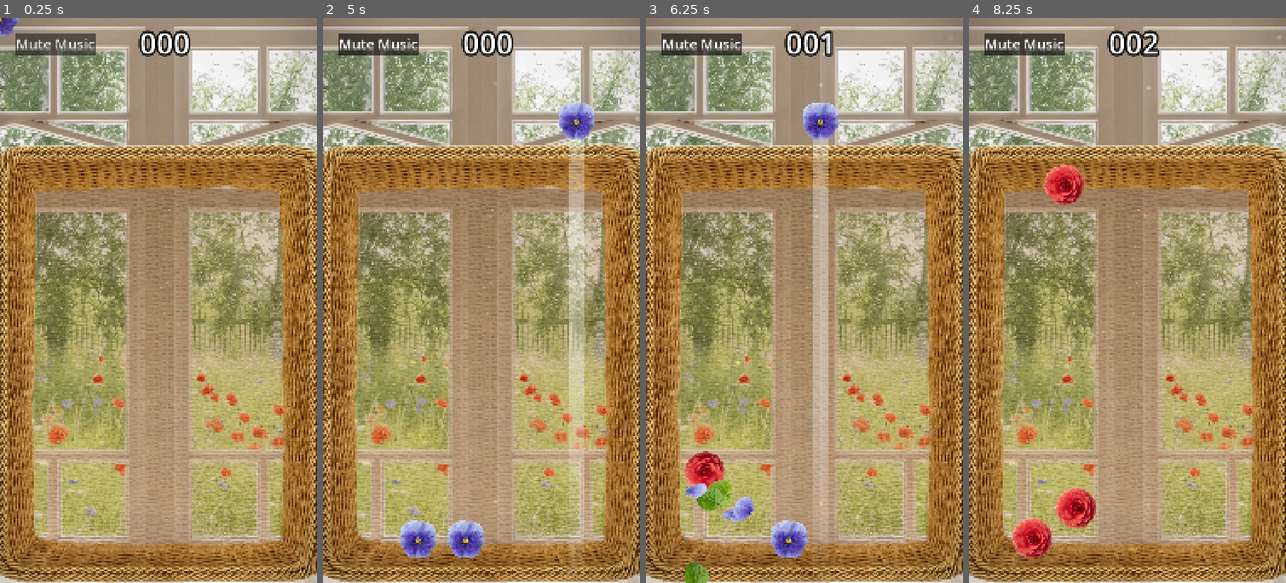
Above: before the commit, frames 1-4 (left to right).
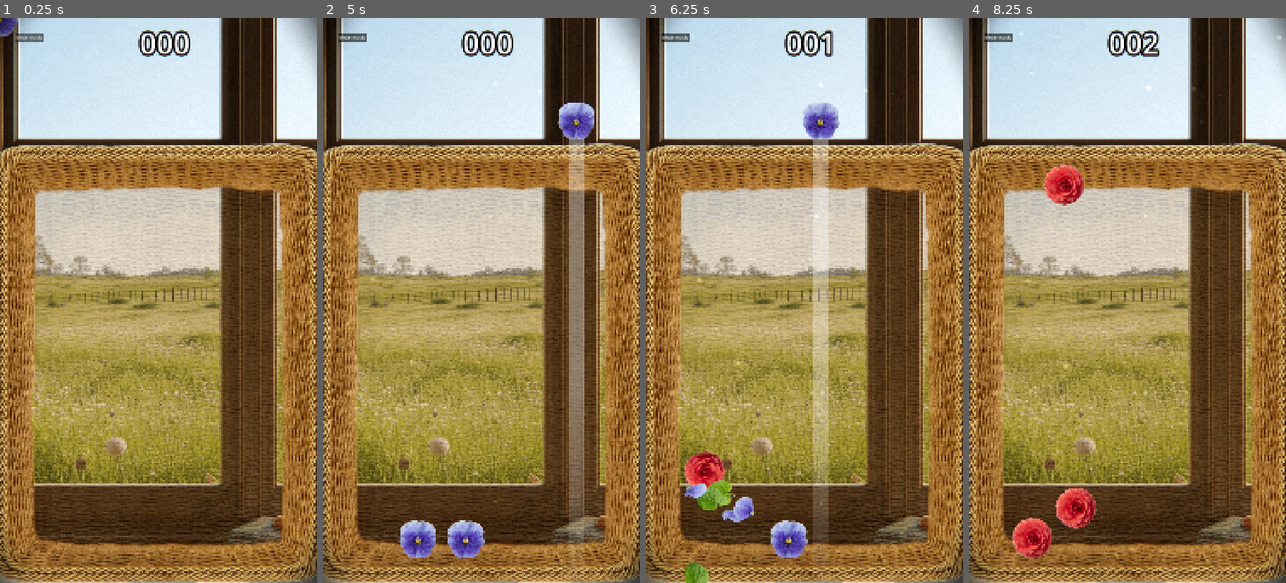
Above: after the commit, the same moments.

Repository: justkuzan/SuikaGame
Game: Godot game, scene res://Core/Level/Level.tscn
The game is run twice, just before and just after one commit, with the same random seed, the same clock (stepped at 60 frames per second) and the same inputs.
Inputs (mouse positions are in pixels of both pictures, inside the frame that each line leads up to):
- Up to frame 1 (0.25 s): no input
- Up to frame 2 (5 s): click "Mute Music" (after the commit: "Mute music") at 0.5 s; move the mouse to (551, 272) at 1.27 s; press the mouse at (551, 272) at 1.28 s; move the mouse to (418, 328) at 2.02 s; release the mouse at (418, 328) at 2.03 s; click (418, 328) at 2.1 s; move the mouse to (513, 176) at 2.77 s; press the mouse at (513, 176) at 2.78 s; move the mouse to (465, 413) at 3.52 s; release the mouse at (465, 413) at 3.53 s; click (465, 413) at 3.6 s; move the mouse to (576, 385) at 4.27 s; press the mouse at (576, 385) at 4.28 s
- Up to frame 3 (6.25 s): move the mouse to (709, 215) at 5.02 s; release the mouse at (709, 215) at 5.03 s; click (709, 215) at 5.1 s; move the mouse to (820, 300) at 5.77 s; press the mouse at (820, 300) at 5.78 s
- Up to frame 4 (8.25 s): move the mouse to (1079, 159) at 6.52 s; release the mouse at (1079, 159) at 6.53 s; click (1079, 159) at 6.6 s; move the mouse to (1197, 272) at 7.27 s; press the mouse at (1197, 272) at 7.28 s; move the mouse to (1064, 328) at 8.02 s; release the mouse at (1064, 328) at 8.03 s; click (1064, 328) at 8.1 s

The runs differ from the first frame. In frame 1, 67% of the frame differs, in the area x 0-100%, y 0-100%; in frame 2, 66%; in frame 3, 65%; in frame 4, 66%.

Commit message:
Added new background and shader

Diff:
--- /dev/null
+++ b/Assets/Sprites/TestObjects/test_icon.svg
@@ -0,0 +1,9 @@
+<svg width="42" height="42" viewBox="0 0 42 42" fill="none" xmlns="http://www.w3.org/2000/svg">
+<path d="M7.66667 41.0003C11.3486 41.0003 14.3333 38.0156 14.3333 34.3337C14.3333 30.6518 11.3486 27.667 7.66667 27.667C3.98477 27.667 1 30.6518 1 34.3337C1 38.0156 3.98477 41.0003 7.66667 41.0003Z" fill="#7E5200"/>
+<path d="M13.333 34.334C13.333 31.2045 10.7965 28.6672 7.66699 28.667C4.53738 28.667 2 31.2044 2 34.334C2.00018 37.4634 4.53749 40 7.66699 40C10.7963 39.9998 13.3328 37.4633 13.333 34.334ZM15.333 34.334C15.3328 38.5679 11.9009 41.9998 7.66699 42C3.43292 42 0.000176263 38.568 0 34.334C0 30.0998 3.43281 26.667 7.66699 26.667C11.901 26.6672 15.333 30.0999 15.333 34.334Z" fill="#7E5200"/>
+<path d="M34.3337 38.7777C38.0156 38.7777 41.0003 35.7929 41.0003 32.111C41.0003 28.4291 38.0156 25.4443 34.3337 25.4443C30.6518 25.4443 27.667 28.4291 27.667 32.111C27.667 35.7929 30.6518 38.7777 34.3337 38.7777Z" fill="#7E5200"/>
+<path d="M40 32.1113C40 28.9818 37.4634 26.4445 34.334 26.4443C31.2044 26.4443 28.667 28.9817 28.667 32.1113C28.6672 35.2408 31.2045 37.7773 34.334 37.7773C37.4633 37.7772 39.9998 35.2407 40 32.1113ZM42 32.1113C41.9998 36.3453 38.5679 39.7772 34.334 39.7773C30.0999 39.7773 26.6672 36.3454 26.667 32.1113C26.667 27.8771 30.0998 24.4443 34.334 24.4443C38.568 24.4445 42 27.8773 42 32.1113Z" fill="#7E5200"/>
+<path d="M40.9997 1L14.333 7.66667V16.5556L40.9997 9.88889V1Z" fill="#7E5200"/>
+<path d="M14.333 34.3333V16.5556ZM40.9997 32.1111V9.88889ZM14.333 16.5556V7.66667L40.9997 1V9.88889M14.333 16.5556L40.9997 9.88889Z" fill="#7E5200"/>
+<path d="M40 32.111V11.1686L15.333 17.3356V34.3327C15.333 34.8849 14.8853 35.3327 14.333 35.3327C13.7807 35.3327 13.333 34.8849 13.333 34.3327V7.66664C13.333 7.20777 13.6457 6.80723 14.0908 6.69593L40.7568 0.0299192C41.0556 -0.0447661 41.3725 0.0220527 41.6152 0.21156C41.8579 0.40107 42 0.691774 42 0.999646V32.111C41.9999 32.663 41.5521 33.1108 41 33.111C40.4478 33.111 40.0001 32.6632 40 32.111ZM15.333 8.44594V15.2741L40 9.10707V2.27992L15.333 8.44594Z" fill="#7E5200"/>
+</svg>
--- a/Core/Level/Level.tscn
+++ b/Core/Level/Level.tscn
@@ -3,6 +3,7 @@
 [ext_resource type="Script" uid="uid://fp4uuqcr4ycj" path="res://Core/Level/Level.gd" id="1_5iy7f"]
 [ext_resource type="Texture2D" uid="uid://ben0qmwure1bo" path="res://Assets/Sprites/Backgrounds/enhanced_window.png" id="2_eotdc"]
 [ext_resource type="PackedScene" uid="uid://d0rbvn7ybi2sx" path="res://Core/Board/Board.tscn" id="3_sgdpc"]
+[ext_resource type="Texture2D" uid="uid://dy2klgcweln1r" path="res://Assets/Sprites/Backgrounds/background2560.png" id="4_bfaga"]
 [ext_resource type="PackedScene" uid="uid://bgaevyvwgoirs" path="res://Core/Spawner/Spawner.tscn" id="4_xvumq"]
 [ext_resource type="PackedScene" uid="uid://donyt0ner6305" path="res://Core/VisualEffects/VisualEffects.tscn" id="6_522nl"]
 [ext_resource type="PackedScene" uid="uid://bkjnqum5em45w" path="res://Core/SpawnController/SpawnController.tscn" id="7_8t823"]
@@ -32,10 +33,16 @@
 metadata/_edit_lock_ = true
 
 [node name="Background" type="Sprite2D" parent="." unique_id=1532605914]
+visible = false
 position = Vector2(540, 1043)
 scale = Vector2(1.995, 1.995)
 texture = ExtResource("2_eotdc")
 offset = Vector2(0.025, 0)
+
+[node name="Background2" type="Sprite2D" parent="." unique_id=1315821625]
+position = Vector2(540, 1043)
+scale = Vector2(1.995, 1.995)
+texture = ExtResource("4_bfaga")
 
 [node name="Board" parent="." unique_id=219081279 instance=ExtResource("3_sgdpc")]
 
--- a/Core/VisualEffects/VisualEffects.tscn
+++ b/Core/VisualEffects/VisualEffects.tscn
@@ -1,6 +1,13 @@
 [gd_scene format=3 uid="uid://donyt0ner6305"]
 
 [ext_resource type="Texture2D" uid="uid://ben0qmwure1bo" path="res://Assets/Sprites/Backgrounds/enhanced_window.png" id="1_ndacq"]
+[ext_resource type="Shader" uid="uid://pou3rnij64aj" path="res://Shaders/base_screen_shader.gdshader" id="1_ss586"]
+
+[sub_resource type="ShaderMaterial" id="ShaderMaterial_0p565"]
+shader = ExtResource("1_ss586")
+shader_parameter/vignette_intensity = 0.2
+shader_parameter/aberration_amount = 0.001
+shader_parameter/grain_amount = 0.03
 
 [sub_resource type="Gradient" id="Gradient_ltjle"]
 offsets = PackedFloat32Array(0.7929515, 1)
@@ -29,6 +36,14 @@
 
 [node name="CanvasLayer" type="CanvasLayer" unique_id=200281979]
 
+[node name="Shader-ColorRect" type="ColorRect" parent="." unique_id=748702849]
+material = SubResource("ShaderMaterial_0p565")
+anchors_preset = 15
+anchor_right = 1.0
+anchor_bottom = 1.0
+grow_horizontal = 2
+grow_vertical = 2
+
 [node name="Background" type="Sprite2D" parent="." unique_id=1059084224]
 visible = false
 position = Vector2(540, 1043)
@@ -37,6 +52,7 @@
 offset = Vector2(0.025, 0)
 
 [node name="Gradient" type="TextureRect" parent="." unique_id=1340849953]
+visible = false
 modulate = Color(1, 1, 1, 0.17500001)
 z_index = 100
 anchors_preset = 15
--- /dev/null
+++ b/Shaders/base_screen_shader.gdshader
@@ -0,0 +1,33 @@
+shader_type canvas_item;
+
+uniform sampler2D SCREEN_TEXTURE : hint_screen_texture, filter_linear;
+uniform float vignette_intensity = 0.4;
+uniform float aberration_amount = 0.002;
+uniform float grain_amount = 0.03;
+
+// Максимально дешевый генератор шума
+float noise(vec2 uv, float time) {
+    return fract(sin(dot(uv, vec2(12.9898, 78.233) + time)) * 43758.5453);
+}
+
+void fragment() {
+    vec2 uv = SCREEN_UV;
+    vec2 dist_vec = uv - vec2(0.5);
+    float d = length(dist_vec); // Расстояние от центра
+
+    // Умножаем силу аберрации на расстояние (в центре 0, по краям максимум)
+    vec2 offset = dist_vec * aberration_amount;
+
+    vec4 color = texture(SCREEN_TEXTURE, uv);
+    float r = texture(SCREEN_TEXTURE, uv + offset).r;
+    float b = texture(SCREEN_TEXTURE, uv - offset).b;
+    vec3 final_color = vec3(r, color.g, b);
+
+    // Виньетка
+    final_color *= smoothstep(0.8, 0.8 - vignette_intensity, d);
+
+    // Зерно
+    final_color += (noise(uv, TIME) - 0.5) * grain_amount;
+
+    COLOR = vec4(final_color, 1.0);
+}
--- a/UI/InGameUI.tscn
+++ b/UI/InGameUI.tscn
@@ -1,9 +1,6 @@
 [gd_scene format=3 uid="uid://wt22gdfc845k"]
 
 [ext_resource type="Script" uid="uid://b5tjkq6wgnoo6" path="res://UI/InGameUi.gd" id="1_iybee"]
-
-[sub_resource type="Theme" id="Theme_c4f2p"]
-default_font_size = 48
 
 [node name="CanvasLayer" type="CanvasLayer" unique_id=392788018]
 script = ExtResource("1_iybee")
@@ -35,8 +32,7 @@
 
 [node name="Button" type="Button" parent="InGameUI/MarginContainer/HBoxContainer" unique_id=1295776541]
 layout_mode = 2
-theme = SubResource("Theme_c4f2p")
 toggle_mode = true
-text = "Mute Music"
+text = "Mute music"
 
 [connection signal="toggled" from="InGameUI/MarginContainer/HBoxContainer/Button" to="." method="_on_button_toggled"]
Binary file added: Assets/Sprites/Backgrounds/background2560.png
Not shown, added: Assets/Sprites/Backgrounds/background2560.png.import
Binary file added: Assets/Sprites/TestObjects/test_button.png
Not shown, added: Assets/Sprites/TestObjects/test_button.png.import
Not shown, added: Assets/Sprites/TestObjects/test_icon.svg.import
Not shown, added: Shaders/base_screen_shader.gdshader.uid
